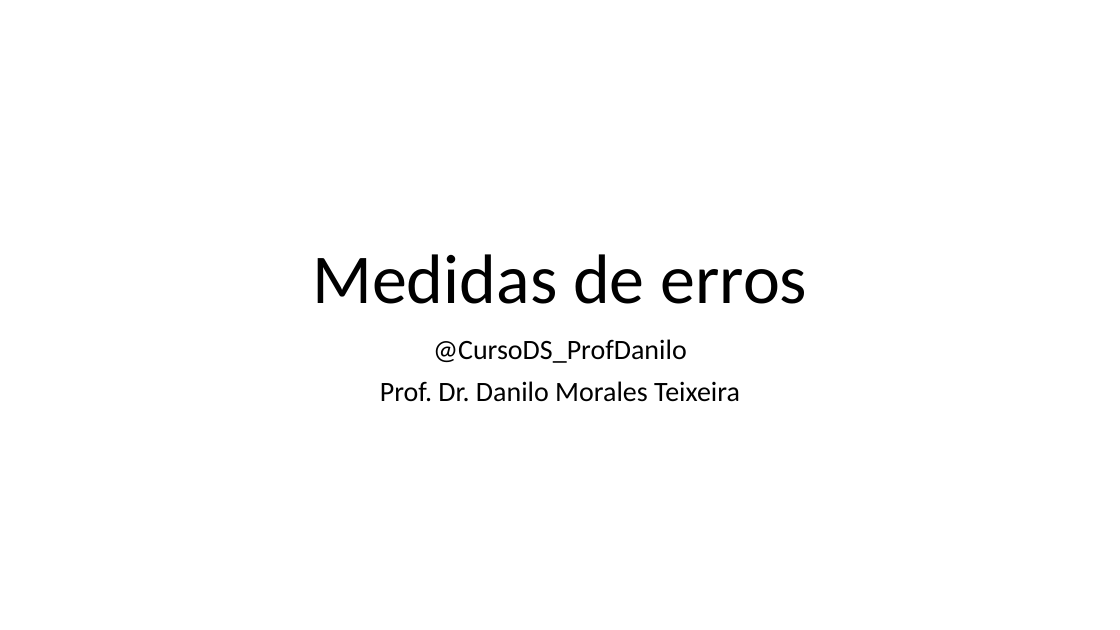
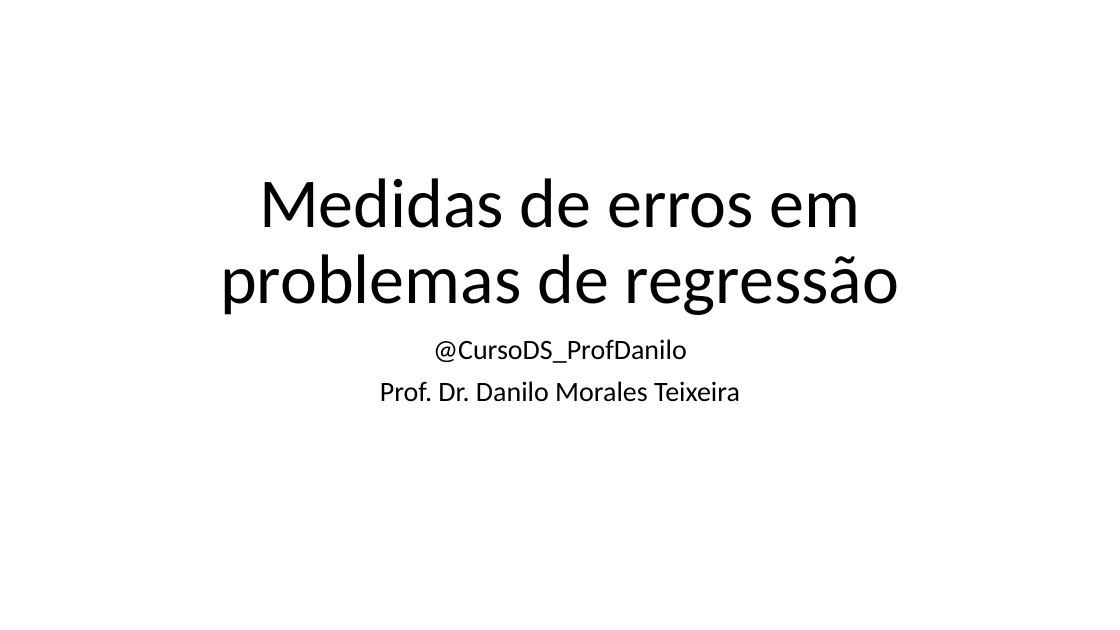
Before and after one commit to danmorales/CursoDS_ProfDanilo, a slide deck: slide 1 of Estatistica/Estatistica_Erros.pptx. Drawn at 1120x630 pixels with LibreOffice and Linux fonts; fonts in the diff are those of the drawing. Boxes give left, top, right and bottom in pixels: in the first picture for what was removed or moved away, otherwise in the second. Text is boxed around its words. In the diff, an @@ line names an element or a change of style, - is before the commit and + after.

```diff
--- a/Estatistica/Estatistica_Erros.pptx
+++ b/Estatistica/Estatistica_Erros.pptx
@@ title at <box>220,178,900,315</box>: text changed @@
-Medidas de erros
+Medidas de erros em problemas de regressão
```
Also in this commit, not shown: 9 other files.
